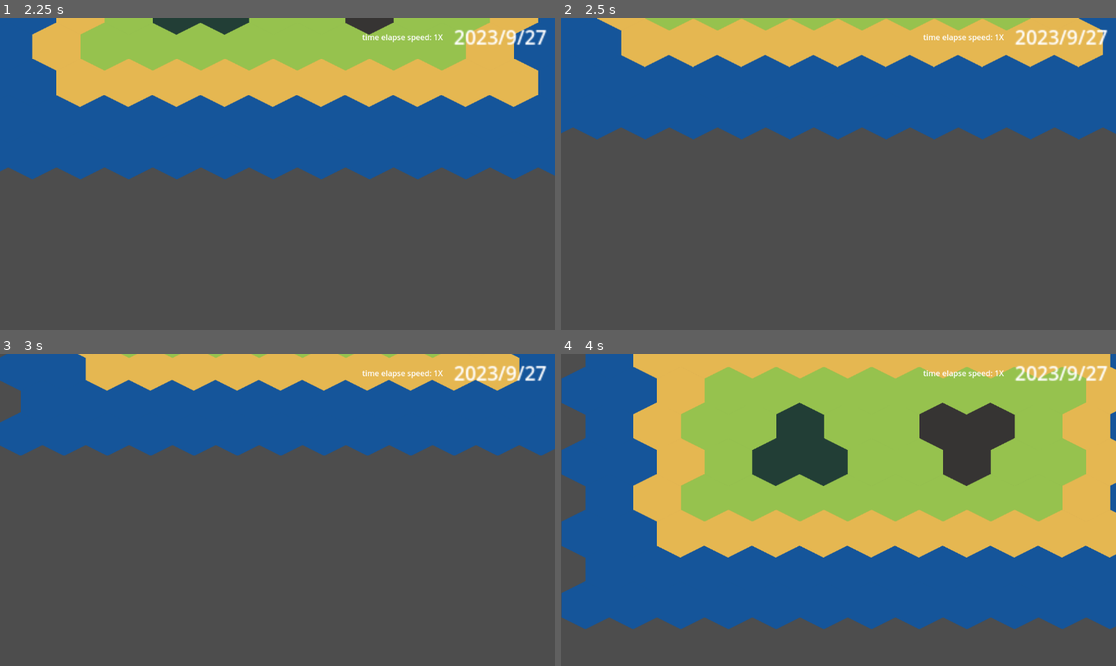
Above: before the commit, frames 1-4 (two rows, left to right).
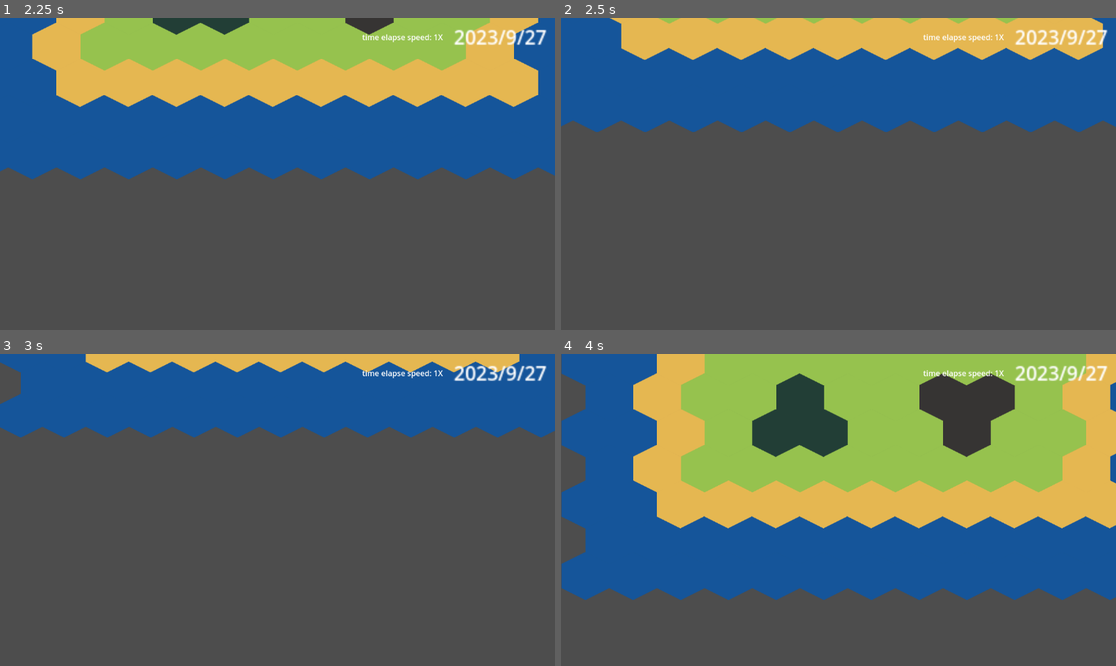
Above: after the commit, the same moments.

Repository: Z-Puyu/project-archaetech
Game: Godot game, scene res://common/world.tscn
Same seed, same stepped clock (60 frames per second), same inputs: the game is played once before the commit and once after it.
Inputs (mouse positions are in pixels of both pictures, inside the frame that each line leads up to):
- Up to frame 1 (2.25 s): tap Enter at 0.5 s; move the mouse to (399, 158) at 0.52 s; hold Right (ui_right) 0.53-1.28 s; hold Left (ui_arrow_key) 0.53-1.28 s; click (399, 158) at 0.67 s; tap Space (ui_select) at 0.77, 1.25, 1.52 s; tap Shift at 0.8, 1.35 s; move the mouse to (166, 189) at 1.27 s; hold Down (ui_down) 1.28-2.03 s; click (166, 189) at 1.42 s; tap Left (ui_arrow_key) at 1.55 s; move the mouse to (333, 105) at 2.02 s; hold Right (ui_right) from 2.03 s (still down); hold Left (ui_arrow_key) from 2.03 s (still down); click (333, 105) at 2.17 s
- Up to frame 2 (2.5 s): keep holding Right (ui_right); keep holding Left (ui_arrow_key); tap Shift at 2.3 s
- Up to frame 3 (3 s): move the mouse to (249, 572) at 2.77 s; release Right (ui_right) at 2.78 s; release Left (ui_arrow_key) at 2.78 s; hold Up (ui_up) from 2.78 s (still down); tap Mouse wheel down (wheel_down) at 2.85 s; click (249, 572) at 2.92 s
- Up to frame 4 (4 s): tap Space (ui_select) at 3.02, 3.77 s; tap Left (ui_arrow_key) at 3.05 s; move the mouse to (1005, 556) at 3.52 s; release Up (ui_up) at 3.53 s; hold Down (ui_down) from 3.53 s (still down); hold Mouse wheel up (wheel_up) from 3.53 s (still down); click (1005, 556) at 3.67 s; tap Shift at 3.8 s

Frame 1 is identical in both runs. In frame 2, 5.8% of the frame differs, in the area x 0-100%, y 0-39%; in frame 3, 11%; in frame 4, 41%, in the area x 0-100%, y 0-89%.
Error in both runs: Invalid assignment of property or key 't_speed' with value of type 'int' on a base object of type 'null instance'. (res://common/WorldTimer.gd:20)

Commit message:
continuous dragging

Diff:
--- a/common/MainCamera.gd
+++ b/common/MainCamera.gd
@@ -24,21 +24,24 @@
 func _process(delta: float):
 	var input_x: int = 0;
 	var input_y: int = 0;
-	if not Input.is_key_pressed(KEY_SHIFT) and Input.is_action_pressed("ui_arrow_key"):
-		input_x = int(Input.is_action_pressed("ui_right")) - \
-				  int(Input.is_action_pressed("ui_left"));
-		input_y = int(Input.is_action_pressed("ui_down")) - \
-				  int(Input.is_action_pressed("ui_up"));
-	else:
-		x_threshold = get_viewport().size.x / 2 * x_margin * (zoom_factor);
-		y_threshold = get_viewport().size.y / 2 * y_margin * (zoom_factor);
-		var x_diff: float = (self.cursor_pos.x - self.position.x);
-		var y_diff: float = (self.cursor_pos.y - self.position.y);
-		input_x = (int(x_diff > x_threshold) - int(x_diff < -x_threshold)) * (absf(x_diff) / x_threshold);
-		input_y = (int(y_diff > y_threshold) - int(y_diff < -y_threshold)) * (absf(y_diff) / y_threshold);
+	if not Input.is_mouse_button_pressed(MOUSE_BUTTON_RIGHT):
+		if not Input.is_key_pressed(KEY_SHIFT) and Input.is_action_pressed("ui_arrow_key"):
+			input_x = int(Input.is_action_pressed("ui_right")) - \
+					  int(Input.is_action_pressed("ui_left"));
+			input_y = int(Input.is_action_pressed("ui_down")) - \
+					  int(Input.is_action_pressed("ui_up"));
+		else:
+			x_threshold = get_viewport().size.x / 2 * x_margin * (zoom_factor);
+			y_threshold = get_viewport().size.y / 2 * y_margin * (zoom_factor);
+			var x_diff: float = (self.cursor_pos.x - self.position.x);
+			var y_diff: float = (self.cursor_pos.y - self.position.y);
+			input_x = (int(x_diff > x_threshold) - int(x_diff < -x_threshold)) * (absf(x_diff) / x_threshold);
+			input_y = (int(y_diff > y_threshold) - int(y_diff < -y_threshold)) * (absf(y_diff) / y_threshold);
 
 	self.v_x = lerp(self.v_x, input_x * self.speed * (zoom_factor), 0.025);
 	self.v_y = lerp(self.v_y, input_y * self.speed * (zoom_factor), 0.025);
+	self.cursor_pos.x += self.v_x * delta;
+	self.cursor_pos.y += self.v_y * delta;
 	self.position.x += self.v_x * delta;
 	self.position.y += self.v_y * delta;
 
